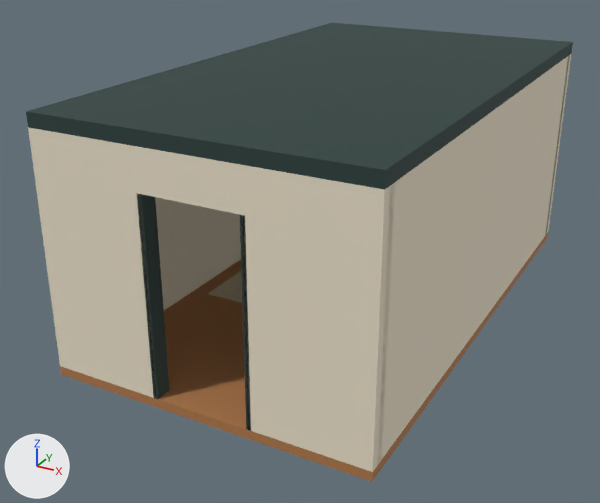
Two versions of the glTF model pavilion.glb, one commit apart.
The view is the same before and after, from a camera (50 mm lens) standing at (4.28, -9.0, 4.89) and looking at (-0.35, -0.59, 0.68). Every picture has the same lights, and +X, +Y and +Z are marked at lower left. The first picture is the older version. Where no turn or scale is listed for an object, it has been applied to the vertices.

Objects in the first picture: 'Door jamb', 'Door jamb.001', 'Door lintel', 'Flat roof', 'Front wall', 'Front wall.001', 'Interior oak floor', 'Side wall', 'Side wall.001' and 2 more.
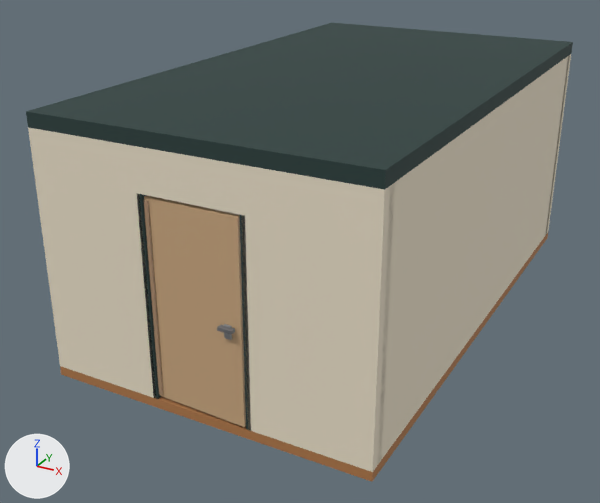
Pixel boxes [x1, y1, x2, y2] of what changed, in the pictures (600 x 503 px):
'EntranceDoor_Panel', added (beige): after [144, 196, 246, 427]
'EntranceDoor_Trim', added (brown): after [144, 200, 163, 395]
'EntranceDoor_Handle', added: after [217, 324, 235, 335]
'EntranceDoor_Lock', added: after [224, 324, 232, 340]
'Interior oak floor', unchanged, covered by the edit: [60, 233, 548, 482] in both
'Side wall', unchanged, covered by the edit: before [155, 197, 241, 310]; after [190, 204, 240, 216]
'Door jamb', unchanged, covered by the edit: before [137, 193, 170, 399]; after [137, 193, 161, 399]

The change, as a diff of the scene's bpy script:
```diff
--- a/pavilion.glb.py
+++ b/pavilion.glb.py
@@ mat_defaultmaterial_003 @@
+mat_defaultmaterial_003 = bpy.data.materials.new('DefaultMaterial.003')
+mat_defaultmaterial_003.use_nodes = True; mat_defaultmaterial_003.node_tree.nodes.clear()
+_N = mat_defaultmaterial_003.node_tree.nodes; _L = mat_defaultmaterial_003.node_tree.links
+n0 = _N.new('ShaderNodeOutputMaterial'); n0.name = 'Material Output'
+n1 = _N.new('ShaderNodeBsdfPrincipled'); n1.name = 'Principled BSDF'
+n2 = _N.new('ShaderNodeVertexColor'); n2.name = 'Color Attribute'
+_L.new(n1.outputs[0], n0.inputs[0])  # 'BSDF' to 'Surface'
+_L.new(n2.outputs[0], n1.inputs[0])  # 'Color' to 'Base Color'
@@ mat_defaultmaterial_002 @@
+mat_defaultmaterial_002 = bpy.data.materials.new('DefaultMaterial.002')
+mat_defaultmaterial_002.use_nodes = True; mat_defaultmaterial_002.node_tree.nodes.clear()
+_N = mat_defaultmaterial_002.node_tree.nodes; _L = mat_defaultmaterial_002.node_tree.links
+n0 = _N.new('ShaderNodeOutputMaterial'); n0.name = 'Material Output'
+n1 = _N.new('ShaderNodeBsdfPrincipled'); n1.name = 'Principled BSDF'
+n2 = _N.new('ShaderNodeVertexColor'); n2.name = 'Color Attribute'
+_L.new(n1.outputs[0], n0.inputs[0])  # 'BSDF' to 'Surface'
+_L.new(n2.outputs[0], n1.inputs[0])  # 'Color' to 'Base Color'
@@ mat_defaultmaterial_001 @@
+mat_defaultmaterial_001 = bpy.data.materials.new('DefaultMaterial.001')
+mat_defaultmaterial_001.use_nodes = True; mat_defaultmaterial_001.node_tree.nodes.clear()
+_N = mat_defaultmaterial_001.node_tree.nodes; _L = mat_defaultmaterial_001.node_tree.links
+n0 = _N.new('ShaderNodeOutputMaterial'); n0.name = 'Material Output'
+n1 = _N.new('ShaderNodeBsdfPrincipled'); n1.name = 'Principled BSDF'
+n2 = _N.new('ShaderNodeVertexColor'); n2.name = 'Color Attribute'
+_L.new(n1.outputs[0], n0.inputs[0])  # 'BSDF' to 'Surface'
+_L.new(n2.outputs[0], n1.inputs[0])  # 'Color' to 'Base Color'
@@ mat_defaultmaterial @@
+mat_defaultmaterial = bpy.data.materials.new('DefaultMaterial')
+mat_defaultmaterial.use_nodes = True; mat_defaultmaterial.node_tree.nodes.clear()
+_N = mat_defaultmaterial.node_tree.nodes; _L = mat_defaultmaterial.node_tree.links
+n0 = _N.new('ShaderNodeOutputMaterial'); n0.name = 'Material Output'
+n1 = _N.new('ShaderNodeBsdfPrincipled'); n1.name = 'Principled BSDF'
+n2 = _N.new('ShaderNodeVertexColor'); n2.name = 'Color Attribute'
+_L.new(n1.outputs[0], n0.inputs[0])  # 'BSDF' to 'Surface'
+_L.new(n2.outputs[0], n1.inputs[0])  # 'Color' to 'Base Color'
@@ ob_entrancedoor_lock @@
+ob_entrancedoor_lock = bpy.data.objects.new('EntranceDoor_Lock', me_entrancedoor_lock)  # 8 vertices, 12 faces; spans x -0.0379..0.0379, y -0.0125..0.0125, z -0.07..0.07
+ob_entrancedoor_lock.location = (0.39, -3.33, 1.06)
@@ ob_entrancedoor_handle @@
+ob_entrancedoor_handle = bpy.data.objects.new('EntranceDoor_Handle', me_entrancedoor_handle)  # 8 vertices, 12 faces; spans x -0.081..0.081, y -0.036..0.036, z -0.018..0.018
+ob_entrancedoor_handle.location = (0.39, -3.35, 1.1)
@@ ob_entrancedoor_trim @@
+ob_entrancedoor_trim = bpy.data.objects.new('EntranceDoor_Trim', me_entrancedoor_trim)  # a box spanning x -0.02..0.02, y -0.01..0.01, z -1.07..1.07
+ob_entrancedoor_trim.location = (-0.51, -3.28, 1.13)
@@ ob_entrancedoor_panel @@
+ob_entrancedoor_panel = bpy.data.objects.new('EntranceDoor_Panel', me_entrancedoor_panel)  # 8 vertices, 12 faces; spans x -0.53..0.53, y -0.05..0.05, z -1.1..1.1
+ob_entrancedoor_panel.location = (0.0, -3.27, 1.13)
```
